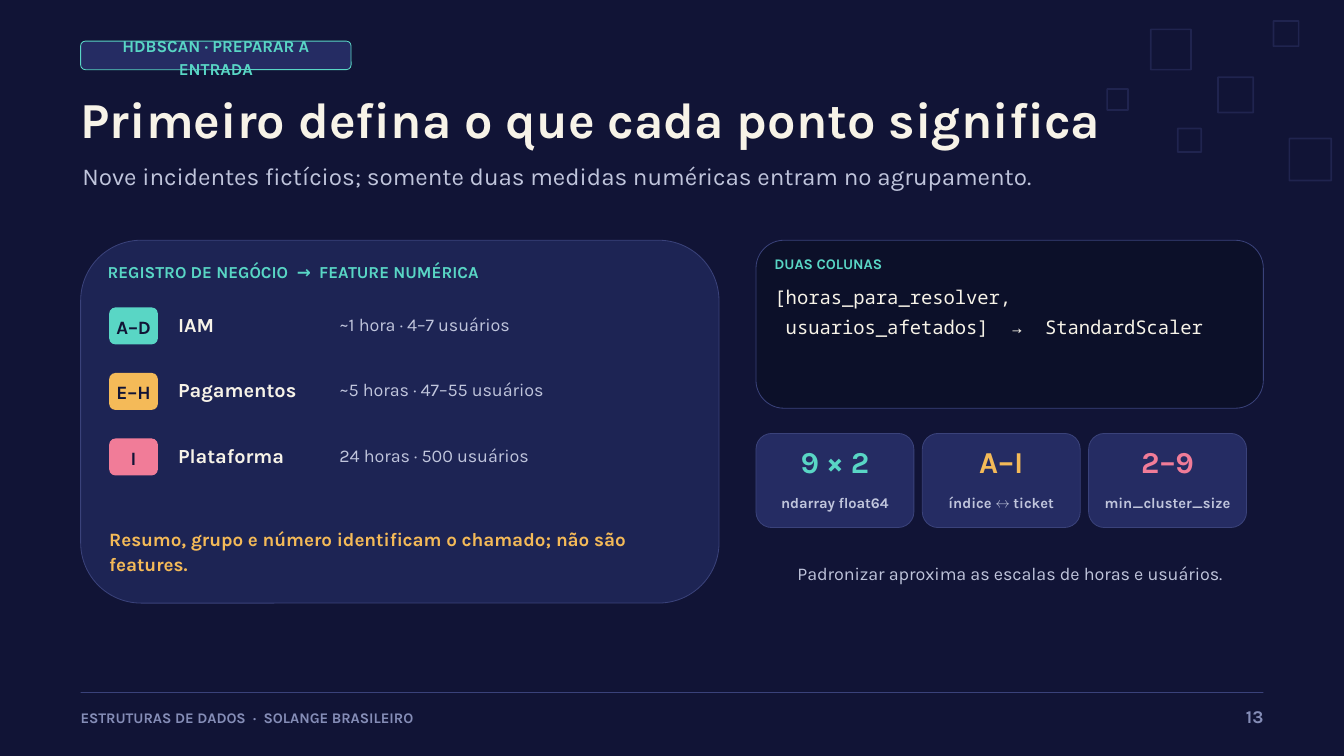
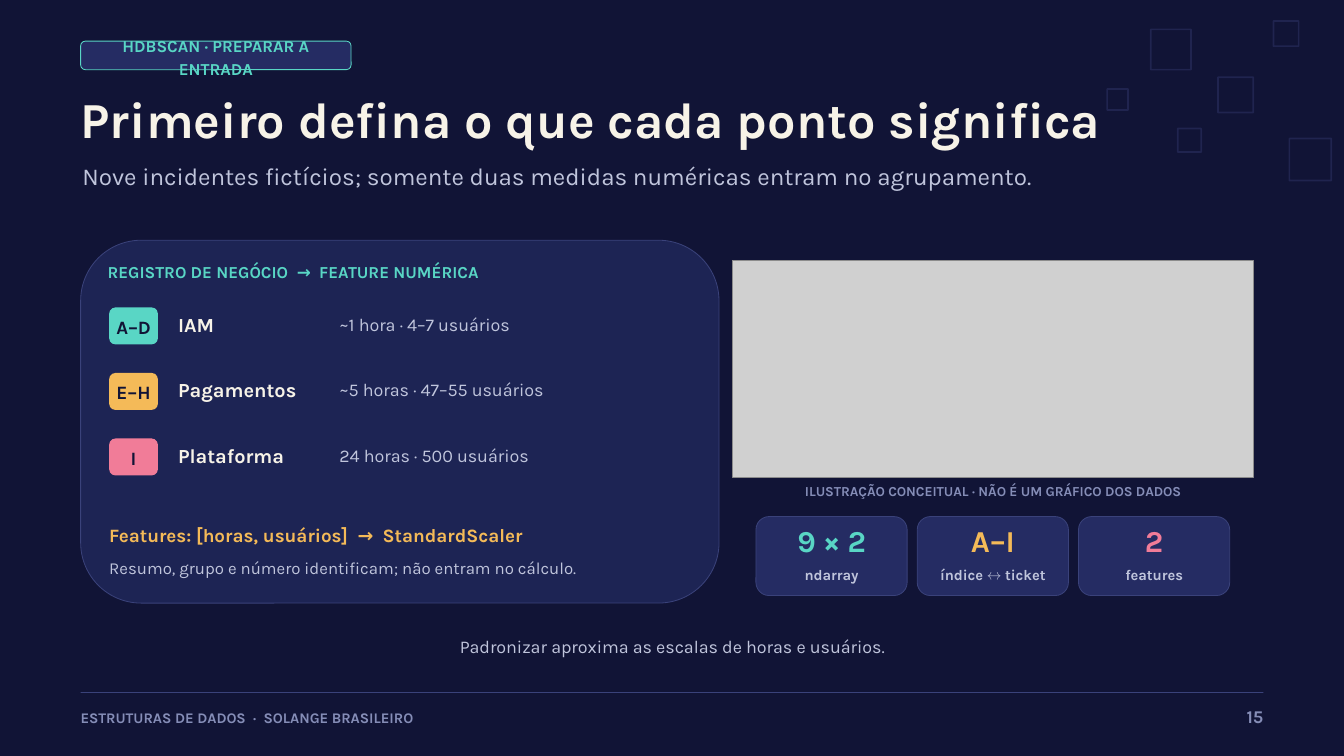
Before and after one commit to neto009/IFTM---Estrutura-de-dados, a slide deck: slide 15 of docs/apresentacao-minicurso-estruturas.pptx (slide 13 before the commit). Drawn at 1344x756 pixels with LibreOffice and Linux fonts; fonts in the diff are those of the drawing; grey boxes stand for pictures. Boxes give left, top, right and bottom in pixels: in the first picture for what was removed or moved away, otherwise in the second. Text is boxed around its words. In the diff, an @@ line names an element or a change of style, - is before the commit and + after.

```diff
--- a/docs/apresentacao-minicurso-estruturas.pptx
+++ b/docs/apresentacao-minicurso-estruturas.pptx
@@ picture added at [733,260,1254,477] @@
@@ rounded rectangle removed at [756,240,1263,408] @@
@@ text removed at [774,259,882,269] @@
-DUAS COLUNAS
@@ text removed at [774,289,1203,337] @@
-[horas_para_resolver,
-usuarios_afetados] → StandardScaler
@@ text added at [805,483,1181,499], 9.8 pt, text #858DB7, bold @@
+ILUSTRAÇÃO CONCEITUAL · NÃO É UM GRÁFICO DOS DADOS
@@ text at [109,527,523,545]: text changed @@
-Resumo, grupo e número identificam o chamado; não são features.
+Features: [horas, usuários] → StandardScaler
@@ rounded rectangle: place and size @@
-rounded rectangle at [756,434,914,527]
+rounded rectangle at [756,516,907,595]
@@ text "9 × 2": place and size @@
-text "9 × 2" at [801,453,869,474]
+text "9 × 2" at [797,532,866,553]
@@ rounded rectangle: place and size @@
-rounded rectangle at [923,434,1081,527]
+rounded rectangle at [918,516,1069,595]
@@ text "A–I": place and size @@
-text "A–I" at [979,453,1023,473]
+text "A–I" at [971,532,1015,552]
@@ rounded rectangle: place and size @@
-rounded rectangle at [1089,434,1247,527]
+rounded rectangle at [1079,516,1230,595]
@@ text at [1145,532,1163,552]: text changed @@
-2–9
+2
@@ text added at [109,561,576,578], 12 pt, text #C0C5DC @@
+Resumo, grupo e número identificam; não entram no cálculo.
@@ text "índice ↔ ticket": place and size @@
-text "índice ↔ ticket" at [948,497,1053,508]
+text "índice ↔ ticket" at [940,568,1045,580]
@@ text at [805,570,859,584]: text changed @@
-ndarray float64
+ndarray
@@ text at [1125,570,1183,580]: text changed @@
-min_cluster_size
+features
@@ text "Padronizar aproxima as escalas de ...": place and size @@
-text "Padronizar aproxima as escalas de ..." at [797,566,1223,584]
+text "Padronizar aproxima as escalas de ..." at [460,639,885,657]
@@ text at [1247,711,1264,723]: text changed @@
-13
+15
```
Also in this commit, not shown: 12 other slides changed, 4 slides added, 2 slides removed, 5 other files.
